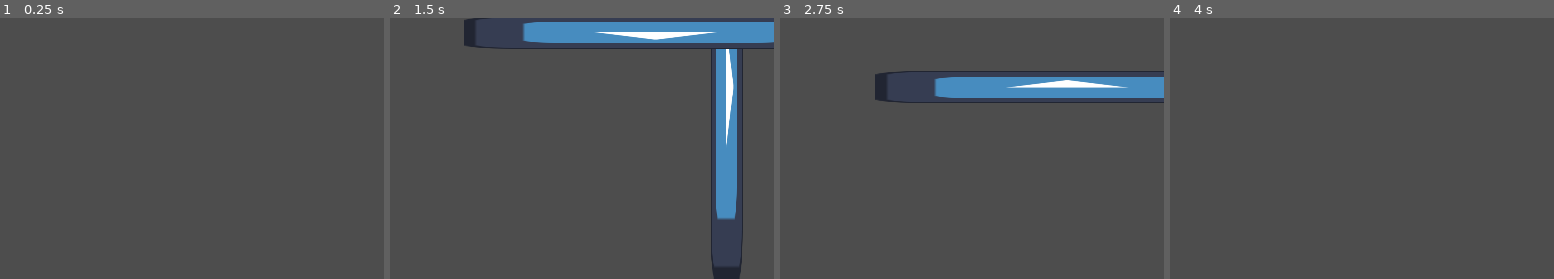
Above: before the commit, frames 1-4 (left to right).
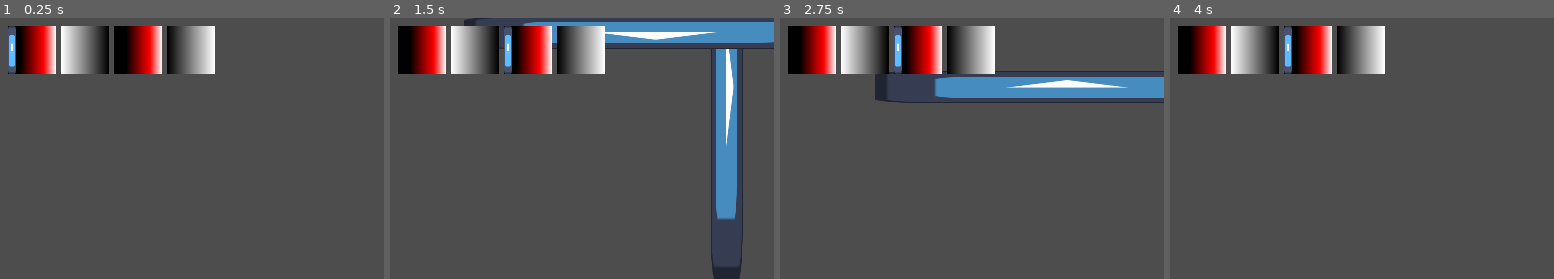
Above: after the commit, the same moments.

Repository: appellatebaton0/speedtape
Game: Godot game, scene res://Scenes/Main.tscn
The game is run twice, just before and just after one commit, with the same random seed, the same clock (stepped at 60 frames per second) and the same inputs. The engine's default icon, where the game draws it, is replaced by a stand-in: a white triangle on a blue panel in a dark square.
Inputs:
- Up to frame 1 (0.25 s): no input
- Up to frame 2 (1.5 s): tap Enter at 0.5 s; hold D (Right) from 0.53 s (still down); tap S (Dash) at 0.6, 1.35 s; tap Space (Jump) at 0.77 s
- Up to frame 3 (2.75 s): tap Space (Jump) at 1.52 s; release D (Right) at 2.03 s; hold A (Left) from 2.03 s (still down); tap S (Dash) at 2.1 s
- Up to frame 4 (4 s): release A (Left) at 2.78 s; hold D (Right) from 2.78 s (still down); tap S (Dash) at 2.85, 3.6 s; tap Space (Jump) at 3.02, 3.5, 3.77 s
The pictures show only the part of the screen within x 1-51%, y 1-51%; the shares and areas given below are measured in that part.

The runs differ from the first frame. In frame 1, 8.3% of the frame differs, in the area x 2-56%, y 3-22%; in frame 2, 8.6%; in frame 3, 8.3%; in frame 4, 8.3%.

Commit message:
h3.2 - Basic Feedtape Display
Got a super basic working display for the feedtape and punchcards. Shows the current index, all the punchcards, and their decorators' overlays.

Diff:
--- a/Assets/Punchcards/DownPunchcard.tres
+++ b/Assets/Punchcards/DownPunchcard.tres
@@ -2,7 +2,14 @@
 
 [ext_resource type="Script" uid="uid://dg7mpiann4iwq" path="res://Scenes/Punchcard/Punchcard.gd" id="1_70js3"]
 
+[sub_resource type="Gradient" id="Gradient_70js3"]
+
+[sub_resource type="GradientTexture2D" id="GradientTexture2D_ery76"]
+gradient = SubResource("Gradient_70js3")
+fill_from = Vector2(1, 1)
+
 [resource]
 script = ExtResource("1_70js3")
 _direction = Vector2(0, 1)
+_texture = SubResource("GradientTexture2D_ery76")
 metadata/_custom_type_script = "uid://dg7mpiann4iwq"
--- a/Assets/Punchcards/LeftPunchcard.tres
+++ b/Assets/Punchcards/LeftPunchcard.tres
@@ -2,7 +2,13 @@
 
 [ext_resource type="Script" uid="uid://dg7mpiann4iwq" path="res://Scenes/Punchcard/Punchcard.gd" id="1_efnct"]
 
+[sub_resource type="Gradient" id="Gradient_efnct"]
+
+[sub_resource type="GradientTexture2D" id="GradientTexture2D_8rmsp"]
+gradient = SubResource("Gradient_efnct")
+
 [resource]
 script = ExtResource("1_efnct")
 _direction = Vector2(-1, 0)
+_texture = SubResource("GradientTexture2D_8rmsp")
 metadata/_custom_type_script = "uid://dg7mpiann4iwq"
--- a/Assets/Punchcards/RightPunchcard.tres
+++ b/Assets/Punchcards/RightPunchcard.tres
@@ -2,7 +2,15 @@
 
 [ext_resource type="Script" uid="uid://dg7mpiann4iwq" path="res://Scenes/Punchcard/Punchcard.gd" id="1_wcd55"]
 
+[sub_resource type="Gradient" id="Gradient_wcd55"]
+
+[sub_resource type="GradientTexture2D" id="GradientTexture2D_geave"]
+gradient = SubResource("Gradient_wcd55")
+fill_from = Vector2(1, 1)
+fill_to = Vector2(0, 1)
+
 [resource]
 script = ExtResource("1_wcd55")
 _direction = Vector2(1, 0)
+_texture = SubResource("GradientTexture2D_geave")
 metadata/_custom_type_script = "uid://dg7mpiann4iwq"
--- a/Assets/Punchcards/UpPunchcard.tres
+++ b/Assets/Punchcards/UpPunchcard.tres
@@ -2,7 +2,14 @@
 
 [ext_resource type="Script" uid="uid://dg7mpiann4iwq" path="res://Scenes/Punchcard/Punchcard.gd" id="1_v0buf"]
 
+[sub_resource type="Gradient" id="Gradient_v0buf"]
+
+[sub_resource type="GradientTexture2D" id="GradientTexture2D_hkrai"]
+gradient = SubResource("Gradient_v0buf")
+fill_to = Vector2(0, 1)
+
 [resource]
 script = ExtResource("1_v0buf")
 _direction = Vector2(0, -1)
+_texture = SubResource("GradientTexture2D_hkrai")
 metadata/_custom_type_script = "uid://dg7mpiann4iwq"
--- a/Scenes/Feedtape/Feedtape.gd
+++ b/Scenes/Feedtape/Feedtape.gd
@@ -6,7 +6,12 @@
 static func get_instance() -> Feedtape: return _instance
 func _init() -> void: _instance = self
 
-func _ready() -> void: restart_feedtape()
+func _ready() -> void:
+	restart_feedtape()
+	update_feedtape_display()
+
+@onready var card_box        := $CardBox
+@onready var progress_marker := $ProgressMarker
 
 #region Dashing
 signal dash_ended
@@ -84,10 +89,48 @@
 var feedtape_index := 0:
 	set(to):
 		feedtape_index = wrap(to, 0, feedtape.size())
+		progress_marker.position.x = (48 + card_box.get_theme_constant("separation")) * feedtape_index
+
 @export var feedtape:Array[Punchcard]
 
 func restart_feedtape() -> void:
 	feedtape_index = 0
+
+func set_feedtape(new_tape:Array[Punchcard]):
+	feedtape = new_tape
+	update_feedtape_display()
+	restart_feedtape()
+
+func update_feedtape_display() -> void:
+
+	var card_displays:Array[PunchcardDisplay]
+	card_displays.assign(card_box.get_children())
+
+	var slot_difference := signi(feedtape.size() - card_displays.size())
+
+	## Need to change the number of TextureRects somehow. They're not the same.
+	while slot_difference != 0:
+
+		print(slot_difference, " | ", feedtape.size(), "/", card_displays.size())
+
+		match slot_difference:
+			# Need more TextureRects. Make more.
+			1:
+				var new := PunchcardDisplay.new()
+				card_box.add_child(new)
+				card_displays.append(new)
+
+			 # Need less TextureRects. Delete extra.
+			-1: card_displays.pop_back().queue_free()
+
+		# Update the slot diff.
+		slot_difference = signi(feedtape.size() - card_displays.size())
+
+	## Actually set all the overlays' textures to what they should be.
+	for i in feedtape.size():
+		card_displays[i].update_card(feedtape[i])
+		print("UPDATING ", feedtape[i])
+
 
 func progress_feedtape() -> void:
 
--- a/Scenes/Feedtape/Feedtape.tscn
+++ b/Scenes/Feedtape/Feedtape.tscn
@@ -11,14 +11,14 @@
 dash_time = 0.1
 max_after = 230.0
 
-[node name="HBoxContainer" type="HBoxContainer" parent="." unique_id=1662630178]
+[node name="CardBox" type="HBoxContainer" parent="." unique_id=1662630178]
 layout_mode = 0
 offset_right = 1122.0
 offset_bottom = 48.0
 size_flags_vertical = 0
-theme_override_constants/separation = 0
+theme_override_constants/separation = 5
 
-[node name="TextureRect" type="TextureRect" parent="." unique_id=996667538]
+[node name="ProgressMarker" type="TextureRect" parent="." unique_id=996667538]
 modulate = Color(1.339, 1.339, 1.339, 1)
 custom_minimum_size = Vector2(8, 48)
 layout_mode = 0
--- a/Scenes/Main.tscn
+++ b/Scenes/Main.tscn
@@ -29,7 +29,6 @@
 [node name="Camera2D" type="Camera2D" parent="Player" unique_id=1635350139]
 
 [node name="CanvasLayer" type="CanvasLayer" parent="." unique_id=1415683420]
-visible = false
 
 [node name="HUD" type="Control" parent="CanvasLayer" unique_id=2093146616]
 layout_mode = 3
--- a/Scenes/Punchcard/PunchcardDecorator/DashDecorator.gd
+++ b/Scenes/Punchcard/PunchcardDecorator/DashDecorator.gd
@@ -1,4 +1,15 @@
 class_name DashDecorator extends PunchcardDecorator
 
 func run_decoration(to:Feedtape) -> void: to.dashes_left += 1
-func get_overlay() -> Texture2D: return null
+func get_overlay() -> Texture2D:
+
+	var new := GradientTexture1D.new()
+
+	var grad := Gradient.new()
+	grad.add_point(0.25, Color.BLACK)
+	grad.add_point(0.75, Color.RED)
+
+	new.gradient = grad
+
+	print("RETURNIN'")
+	return new
--- /dev/null
+++ b/Scenes/Punchcard/PunchcardDisplay/PunchcardDisplay.gd
@@ -0,0 +1,67 @@
+class_name PunchcardDisplay extends TextureRect
+## Displays a punchcard and all its decorators' overlays.
+
+## The punchcard being displayed.
+var _card:Punchcard
+
+## When one of these is created...
+func _init(set_card:Punchcard = null) -> void:
+	## Set the card up.
+	if set_card != null: update_card(set_card)
+
+	## Set the size so that the texture(s) display correctly.
+	expand_mode = TextureRect.EXPAND_IGNORE_SIZE
+	custom_minimum_size = Vector2.ONE * 48
+
+## Update the current card, and the texture/displays, etc.
+func update_card(to:Punchcard):
+	_card = to
+
+	## get_texture is always the underlying Punchcard's texture, so we don't
+	## have to worry about this returning a PunchcardDecorator null.
+	texture = _card.get_texture()
+
+	var current_decorator:Punchcard = to
+	var decorator_overlays:Array[Texture2D]
+
+	## Trace down the chain of decorators (if any), picking up all the overlay_textures.
+	while current_decorator is PunchcardDecorator:
+		decorator_overlays.append(current_decorator.get_overlay())
+		current_decorator = current_decorator.decorates
+
+	## Make a TextureRect for each of the found decorators (and reuse any existing ones).
+	var texture_rects:Array[TextureRect]
+	texture_rects.assign(get_children())
+
+	## -1 for more TextureRects than overlays, 1 for the opposite, 0 for the same of each.
+	var slot_difference := signi(decorator_overlays.size() - texture_rects.size())
+
+	## Need to change the number of TextureRects somehow. They're not the same.
+	while slot_difference != 0:
+
+		print(slot_difference, " |> ", decorator_overlays.size(), "/", texture_rects.size())
+
+		match slot_difference:
+			# Need more TextureRects. Make more.
+			1:  texture_rects.append(make_overlay_rect())
+
+			 # Need less TextureRects. Delete extra.
+			-1: texture_rects.pop_back().queue_free()
+
+		# Update the slot diff.
+		slot_difference = signi(decorator_overlays.size() - texture_rects.size())
+
+	## Actually set all the overlays' textures to what they should be.
+	for i in decorator_overlays.size():
+		texture_rects[i].texture = decorator_overlays[i]
+
+## Make a new overlay TextureRect, and add it as a child.
+func make_overlay_rect() -> TextureRect:
+	var new := TextureRect.new()
+
+	new.custom_minimum_size = Vector2.ONE * 48
+	new.expand_mode = TextureRect.EXPAND_IGNORE_SIZE
+
+	add_child(new)
+
+	return new
--- /dev/null
+++ b/Scenes/Punchcard/PunchcardDisplay/PunchcardDisplay.tscn
@@ -0,0 +1,10 @@
+[gd_scene format=3 uid="uid://cwly5rjnxkskx"]
+
+[ext_resource type="Script" uid="uid://3nqcsx0wk4y0" path="res://Scenes/Punchcard/PunchcardDisplay/PunchcardDisplay.gd" id="1_dqv64"]
+
+[node name="PunchcardDisplay" type="TextureRect" unique_id=1234829900]
+custom_minimum_size = Vector2(48, 48)
+offset_right = 40.0
+offset_bottom = 40.0
+expand_mode = 1
+script = ExtResource("1_dqv64")
Not shown, added: Scenes/Punchcard/PunchcardDisplay/PunchcardDisplay.gd.uid
